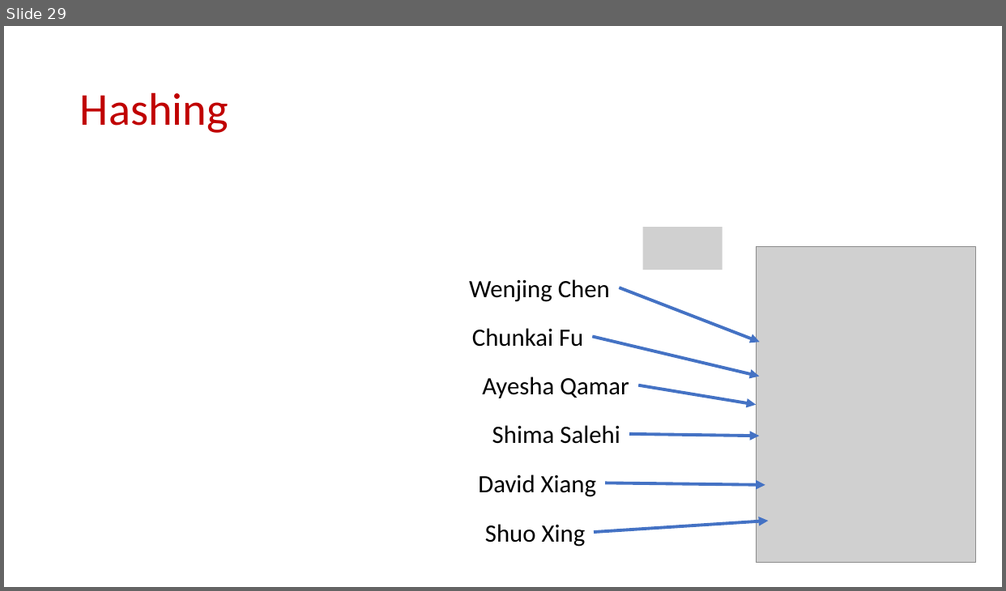
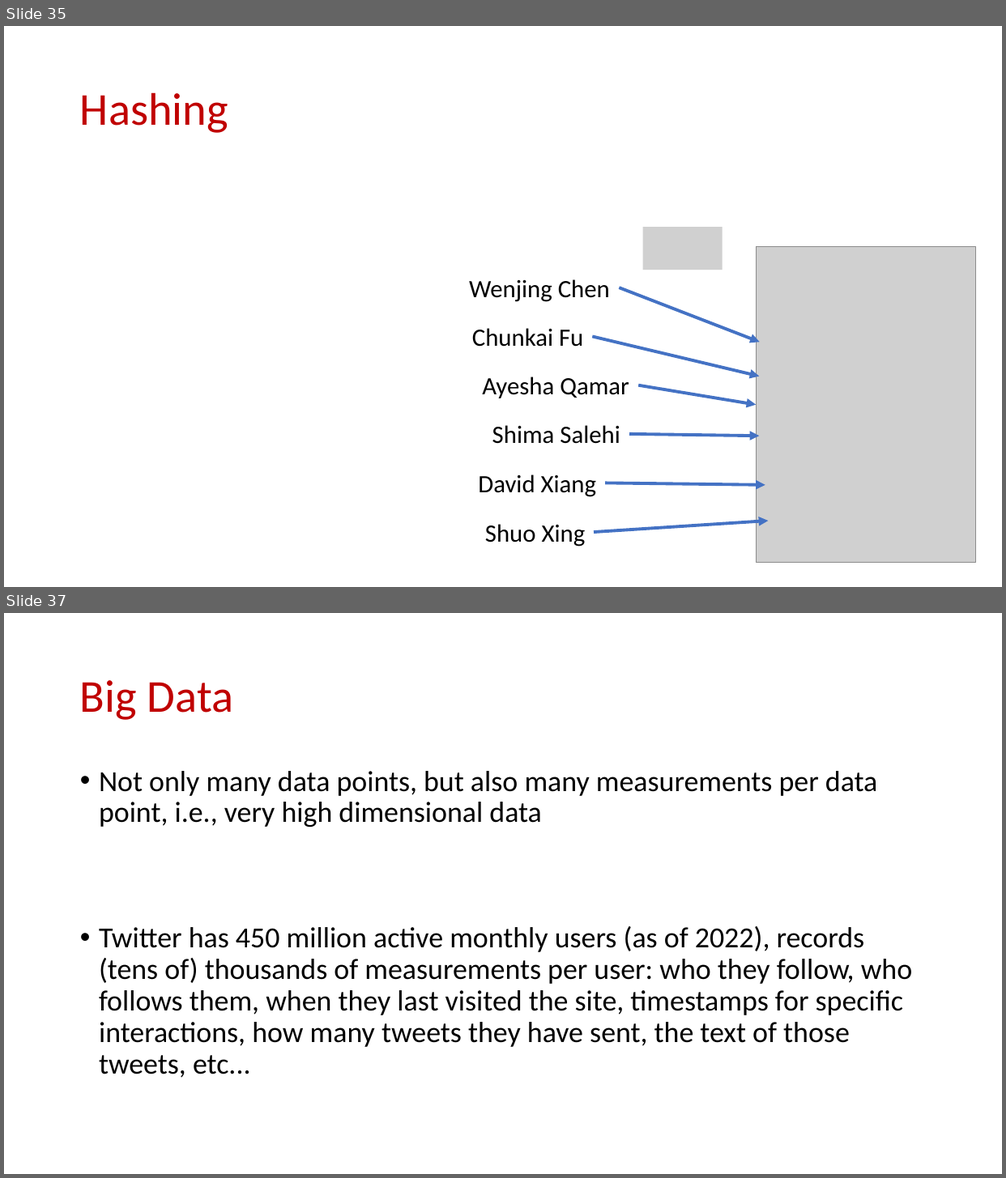
Before and after one commit to samsonzhou/samsonzhou.github.io, a slide deck: CSCE689-23/L5.pptx. Shown one above the other, each under a label of ours: slide 29 before the commit, slides 35 and 37 after it; the slides between them are not shown. The pictures are 1006x591 and 1006x1178 pixels, drawn with LibreOffice and Linux fonts; fonts in the diff are those of the drawing; grey boxes stand for pictures. Boxes give left, top, right and bottom in pixels: in the first picture for what was removed or moved away, otherwise in the second. Text is boxed around its words. In the diff, an @@ line names an element or a change of style, - is before the commit and + after.

```diff
--- a/CSCE689-23/L5.pptx
+++ b/CSCE689-23/L5.pptx
@@ slide 37 added at [4, 613, 1002, 1174], background #FFFFFF @@
@@ title added at [80, 680, 234, 720], 44 pt, text #C00000 @@
+Big Data
@@ text added at [99, 771, 912, 1078], 28 pt, text #000000 @@
+• Not only many data points, but also many measurements per data point, i.e., very high dimensional data
+• Twitter has 450 million active monthly users (as of 2022), records (tens of) thousands of measurements per user: who they follow, who follows them, when they last visited the site, timestamps for specific interactions, how many tweets they have sent, the text of those tweets, etc...
@@ what was slide 29 is now slide 35 @@
```
Also in this commit, not shown: 9 other slides added, 1 other file.
